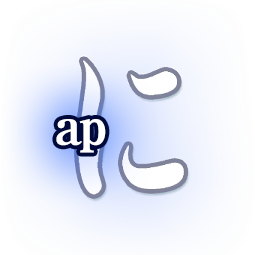
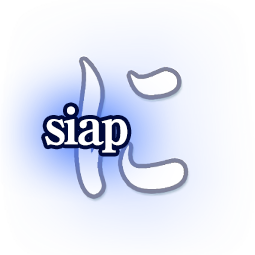
Layers edited between the first and the second 255 × 255 image:
renamed "ap" to "siap", painted on it over (45, 106, 128, 153)
